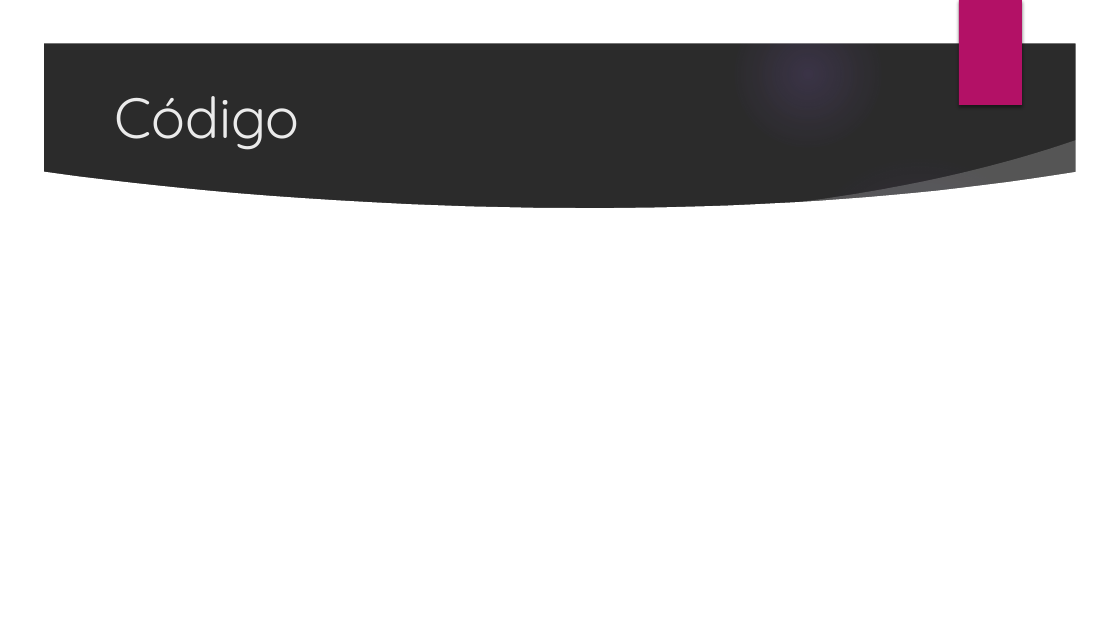
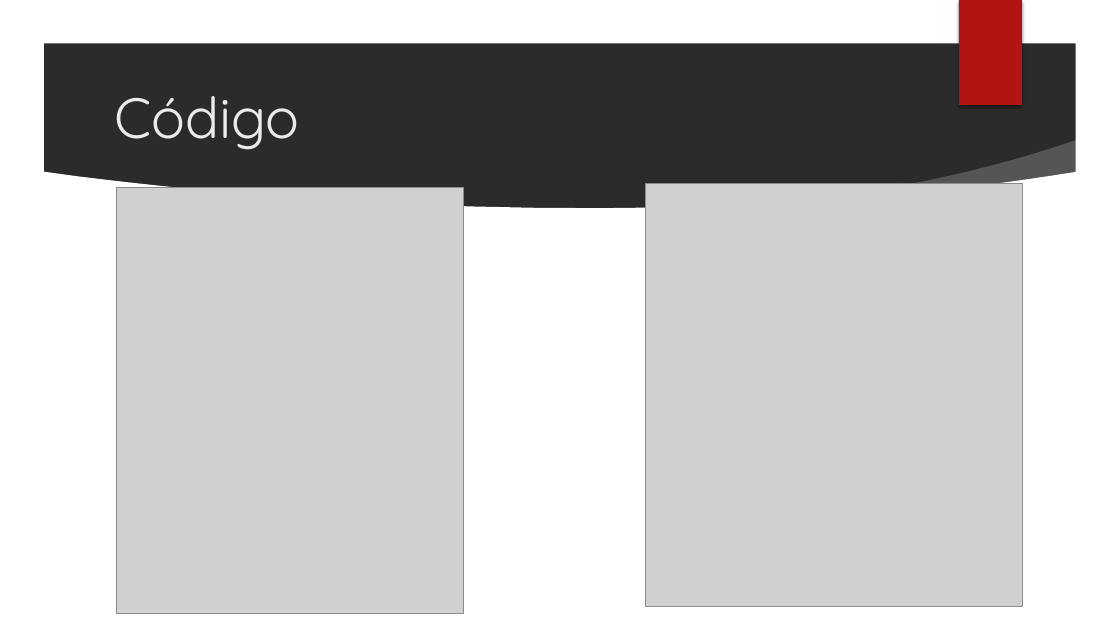
Before and after one commit to Katakur/Up_Grade, a slide deck: slide 9 of UpGrade.pptx (slide 8 before the commit). Drawn at 1120x630 pixels with LibreOffice and Linux fonts; fonts in the diff are those of the drawing; grey boxes stand for pictures; background and template pictures are left out; a plain dark background stands for a picture behind light text. Boxes give left, top, right and bottom in pixels: in the first picture for what was removed or moved away, otherwise in the second. Text is boxed around its words. In the diff, an @@ line names an element or a change of style, - is before the commit and + after.

```diff
--- a/UpGrade.pptx
+++ b/UpGrade.pptx
@@ ellipse removed at box(735, 1, 882, 148) @@
@@ rectangle at box(959, 0, 1022, 105): fill #B31166 to #B01513 @@
@@ fill gradient #9B6BF2 to gradient #5F9C9D in 3 elements at box(0, 245, 385, 630), box(805, 539, 896, 630), box(805, 168, 1064, 427) @@
@@ ellipse: place and size @@
-ellipse at box(791, 154, 1049, 413)
+ellipse at box(805, 168, 1064, 427)
@@ picture added at box(117, 187, 463, 613) @@
@@ picture added at box(646, 184, 1023, 607) @@
@@ ellipse removed at box(0, 266, 217, 483) @@
@@ ellipse: place and size @@
-ellipse at box(791, 539, 881, 630)
+ellipse at box(805, 539, 896, 630)
```
Also in this commit, not shown: 7 other slides changed, 3 slides added, 2 slides removed, 1 other file.
